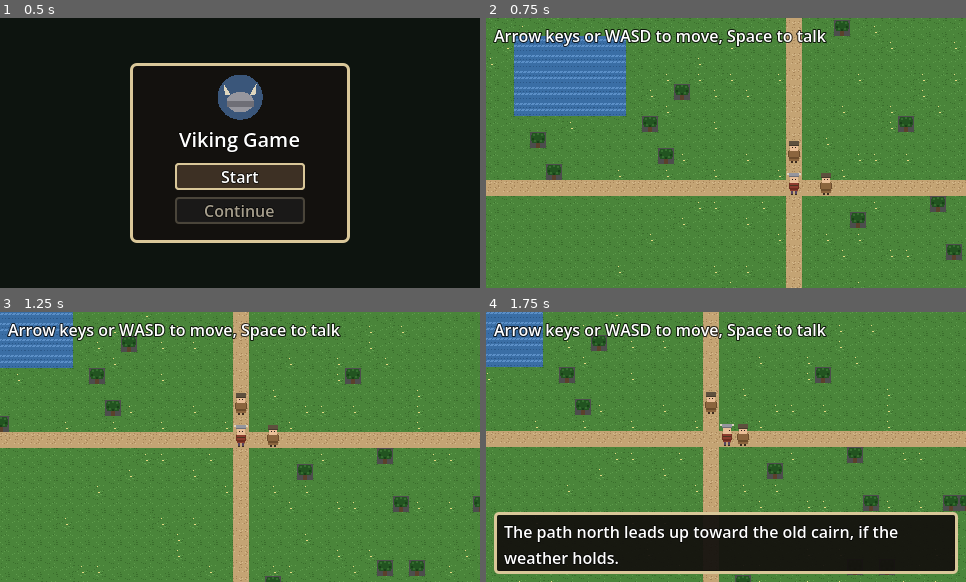
Above: before the commit, frames 1-4 (two rows, left to right).
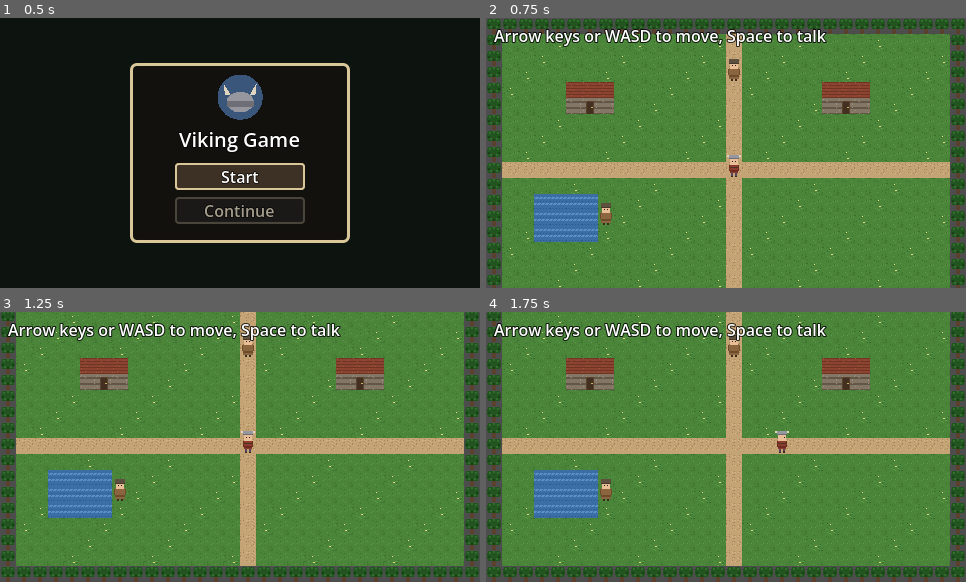
Above: after the commit, the same moments.

Repository: AtlasInMind/viking-game
Game: Godot game, scene res://scenes/title_screen.tscn
Two runs of this game, one before a commit and one after it. Both use one fixed random seed, a clock stepped at 60 frames per second and the inputs below.
Inputs:
- Up to frame 1 (0.5 s): no input
- Up to frame 2 (0.75 s): click "Start" at 0.5 s
- Up to frame 3 (1.25 s): no input
- Up to frame 4 (1.75 s): tap Enter at 1.25 s; hold Right from 1.28 s (still down); hold Enter from 1.28 s (still down); tap Space at 1.52 s

Frame 1 is identical in both runs. In frame 2, 39% of the frame differs, in the area x 0-100%, y 0-100%; in frame 3, 28%; in frame 4, 48%.

Commit message:
Replace the procedural placeholder map with one authored region
A small crossroads village replacing M0's algorithmic map generation:
two houses (new wall/roof/door tiles), a pond, roads meeting at the
map's exact center. Every structure is a deliberately placed Rect2i/
Vector2i constant checked in a fixed priority order (_tile_for()), not
random/rule-generated - the only non-fixed choice left is a
deterministic (not RNG) grass-flower texture pattern.

No GUI access to Tiled or Godot's editor in this environment, so the
layout is hand-authored as named constants in GDScript rather than
painted in an external tool - recorded in docs/DECISIONS.md, which is
what "hand-authored" means for the rest of this project's map content
until a GUI-capable collaborator is involved.

NPCs from #1/#8 repositioned to where their existing dialogue actually
makes sense: cairn_npc now stands on the road north of the crossroads,
water_npc beside the pond. The cross-NPC world-state flag from #8
verified still working correctly at the new positions.

Verified in a real browser (exported build): layout renders correctly,
house-wall collision blocks the player, both NPCs and the flag-driven
dialogue change work at their new positions, camera limits track the
new smaller map size correctly.

Closes #9

Co-Authored-By: Claude Sonnet 5 <noreply@anthropic.com>
Claude-Session: https://claude.ai/code/session_014qgPGoKn3nZmKBvgbYEBQp

Diff:
--- a/game/scripts/main.gd
+++ b/game/scripts/main.gd
@@ -1,17 +1,39 @@
 extends Node2D
 
 ## Builds a small explorable overworld at runtime (tileset + tilemap) and
-## hands it to the player. Runtime generation avoids hand-authoring the
-## TileMapLayer's packed cell data by hand in a .tscn file.
+## hands it to the player. The tileset itself is still constructed at
+## runtime (see _build_tileset()), but the map layout below (issue #9) is
+## hand-authored - a deliberately placed crossroads village, not algorithmic
+## generation. See docs/DECISIONS.md for why this is authored as named
+## rects/points in code rather than in Tiled or Godot's TileMap editor.
 
 const TILE_SIZE := 16
-const MAP_SIZE := Vector2i(40, 24)
+const MAP_SIZE := Vector2i(30, 18)
 
 const TILE_GRASS := 0
 const TILE_GRASS_FLOWERS := 1
 const TILE_PATH := 2
 const TILE_TREE := 3
 const TILE_WATER := 4
+const TILE_WALL := 5
+const TILE_ROOF := 6
+const TILE_DOOR := 7
+
+## The village crossroads sits at the map's exact center, so the existing
+## default-spawn logic (MAP_SIZE / 2, see _resolve_start_position()) already
+## lands the player on it without duplicating the coordinates.
+const PATH_X := MAP_SIZE.x / 2
+const PATH_Y := MAP_SIZE.y / 2
+
+const HOUSE_A_ROOF := Rect2i(5, 4, 3, 1)
+const HOUSE_A_WALL := Rect2i(5, 5, 3, 1)
+const HOUSE_A_DOOR := Vector2i(6, 5)
+
+const HOUSE_B_ROOF := Rect2i(21, 4, 3, 1)
+const HOUSE_B_WALL := Rect2i(21, 5, 3, 1)
+const HOUSE_B_DOOR := Vector2i(22, 5)
+
+const POND := Rect2i(3, 11, 4, 3)
 
 const NPC_SCENE := preload("res://scenes/npc.tscn")
 
@@ -23,11 +45,13 @@
 const WATER_NPC_DEFAULT_TEXT := "Careful near the water after dark. My grandmother never let us go near it then."
 const WATER_NPC_FOLLOWUP_TEXT := "Asking about the cairn again? Some say lights move up there at night."
 
-## Placeholder NPCs for M1's vertical slice - grid cells chosen to sit on the
-## path near the player's start so they're immediately reachable.
+## cairn_npc stands north of the crossroads, on the road leading toward the
+## (off-map) cairn; water_npc stands beside the pond - both now placed where
+## their dialogue actually makes sense, unlike the arbitrary path-adjacent
+## spots the procedural map only had room for.
 const NPC_PLACEMENTS := [
-	{"id": "cairn_npc", "cell": Vector2i(22, 12), "facing": "down", "text": "The path north leads up toward the old cairn, if the weather holds."},
-	{"id": "water_npc", "cell": Vector2i(20, 10), "facing": "down", "text": WATER_NPC_DEFAULT_TEXT},
+	{"id": "cairn_npc", "cell": Vector2i(PATH_X, 3), "facing": "down", "text": "The path north leads up toward the old cairn, if the weather holds."},
+	{"id": "water_npc", "cell": Vector2i(7, 12), "facing": "down", "text": WATER_NPC_DEFAULT_TEXT},
 ]
 
 @onready var _ground: TileMapLayer = $Ground
@@ -168,7 +192,7 @@
 	var atlas := TileSetAtlasSource.new()
 	atlas.texture = load("res://assets/tiles/overworld_tileset.png")
 	atlas.texture_region_size = Vector2i(TILE_SIZE, TILE_SIZE)
-	for x in range(5):
+	for x in range(8):
 		atlas.create_tile(Vector2i(x, 0))
 
 	tile_set.add_custom_data_layer()
@@ -176,7 +200,11 @@
 	tile_set.set_custom_data_layer_type(0, TYPE_BOOL)
 
 	var source_id := tile_set.add_source(atlas)
-	for x in [TILE_TREE, TILE_WATER]:
+	# TILE_DOOR is blocked like TILE_WALL deliberately, not by oversight: no
+	# house interiors exist yet, so there's nowhere for walking onto a door
+	# to lead. It's a visual accent marking a future interaction point, not
+	# a passable tile - revisit when interiors/entry are actually built.
+	for x in [TILE_TREE, TILE_WATER, TILE_WALL, TILE_ROOF, TILE_DOOR]:
 		atlas.get_tile_data(Vector2i(x, 0), 0).set_custom_data("blocked", true)
 
 	_ground.tile_set = tile_set
@@ -184,29 +212,31 @@
 
 
 func _build_map(source_id: int) -> void:
-	var rng := RandomNumberGenerator.new()
-	rng.seed = 1
-
-	var water_rect := Rect2i(3, 3, 7, 5)
-
 	for y in range(MAP_SIZE.y):
 		for x in range(MAP_SIZE.x):
 			var cell := Vector2i(x, y)
-			var atlas_x := TILE_GRASS
-
-			var on_border := x == 0 or y == 0 or x == MAP_SIZE.x - 1 or y == MAP_SIZE.y - 1
-			var on_path := y == MAP_SIZE.y / 2 or x == MAP_SIZE.x / 2
-			var in_water := water_rect.has_point(cell)
-
-			if on_border:
-				atlas_x = TILE_TREE
-			elif in_water:
-				atlas_x = TILE_WATER
-			elif on_path:
-				atlas_x = TILE_PATH
-			elif rng.randf() < 0.12:
-				atlas_x = TILE_GRASS_FLOWERS
-			elif rng.randf() < 0.03:
-				atlas_x = TILE_TREE
-
-			_ground.set_cell(cell, source_id, Vector2i(atlas_x, 0))
+			_ground.set_cell(cell, source_id, Vector2i(_tile_for(cell), 0))
+
+
+## Every case here is a deliberate placement (issue #9) - the two houses,
+## the pond, and the crossroads are all named regions above, checked
+## door-before-wall-before-roof since HOUSE_*_DOOR sits inside HOUSE_*_WALL.
+## The only non-fixed choice is which grass variant renders, and that's a
+## deterministic pattern (not randomness) purely for ground texture.
+func _tile_for(cell: Vector2i) -> int:
+	var on_border := cell.x == 0 or cell.y == 0 or cell.x == MAP_SIZE.x - 1 or cell.y == MAP_SIZE.y - 1
+	if on_border:
+		return TILE_TREE
+	if POND.has_point(cell):
+		return TILE_WATER
+	if cell == HOUSE_A_DOOR or cell == HOUSE_B_DOOR:
+		return TILE_DOOR
+	if HOUSE_A_ROOF.has_point(cell) or HOUSE_B_ROOF.has_point(cell):
+		return TILE_ROOF
+	if HOUSE_A_WALL.has_point(cell) or HOUSE_B_WALL.has_point(cell):
+		return TILE_WALL
+	if cell.x == PATH_X or cell.y == PATH_Y:
+		return TILE_PATH
+	if (cell.x + cell.y) % 5 == 0:
+		return TILE_GRASS_FLOWERS
+	return TILE_GRASS
Binary file changed: game/assets/tiles/overworld_tileset.png
Not shown, changed: docs/DECISIONS.md
